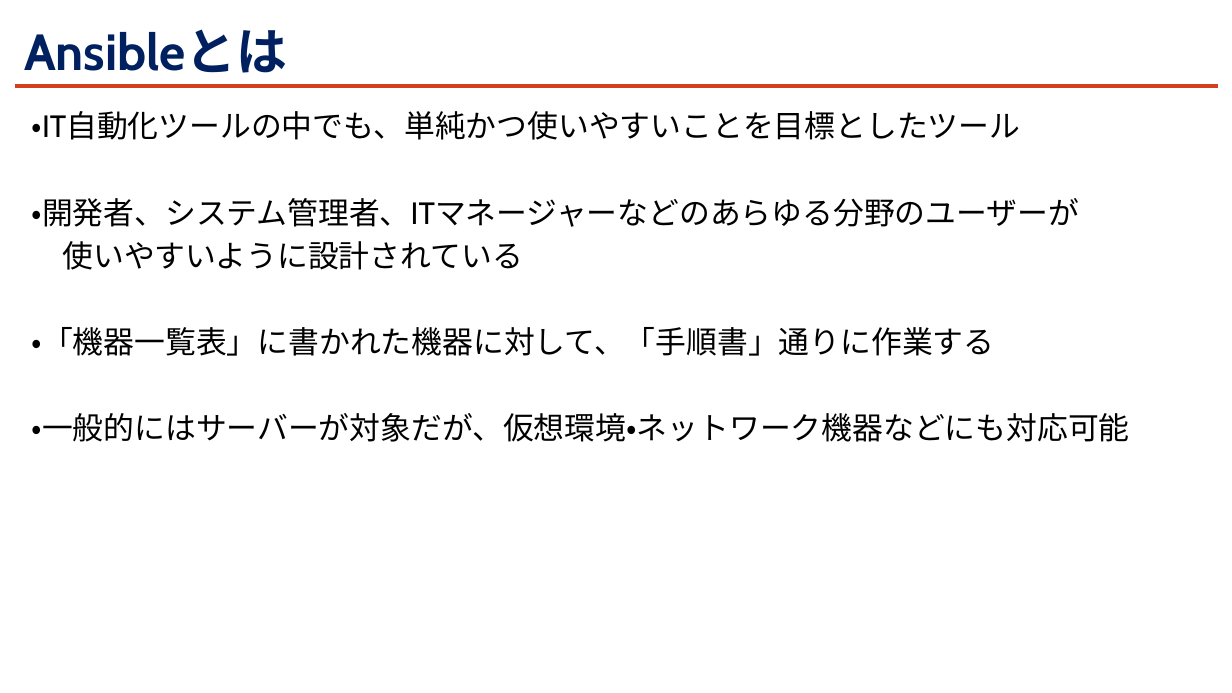
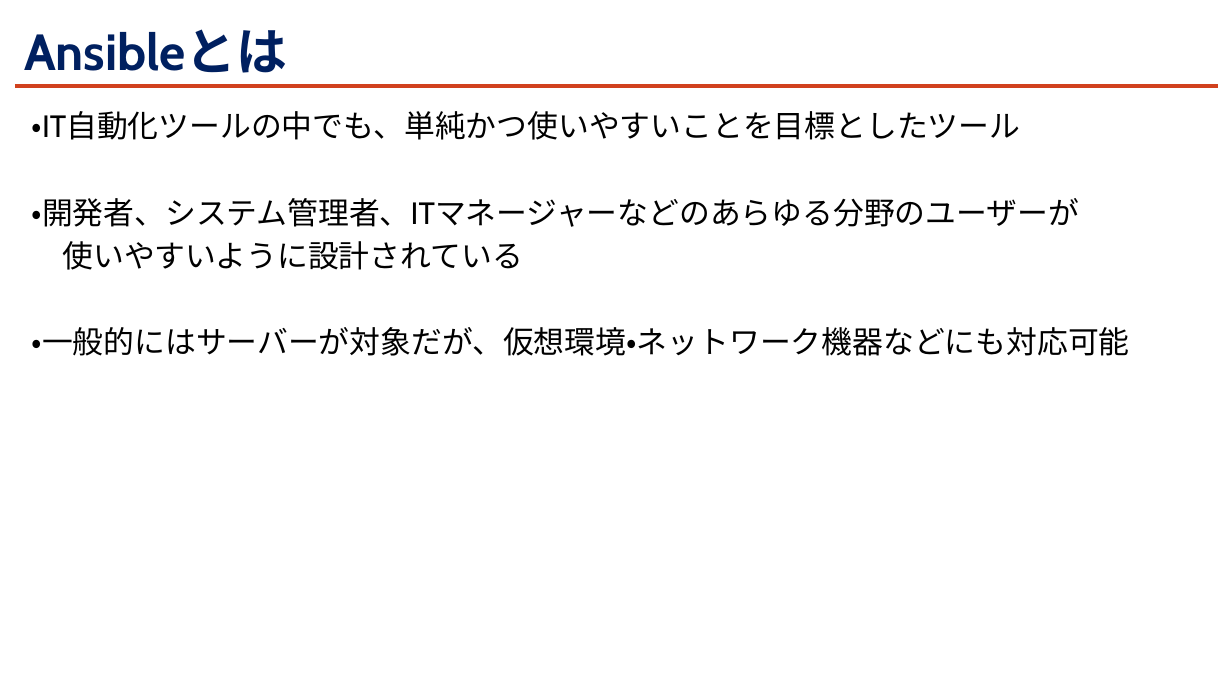
Before and after one commit to kohei-miyadai07/PresentationMaterials, a slide deck: slide 7 of 20240524/Ansibleについて知ろう.pptx. Drawn at 1232x693 pixels with LibreOffice and Linux fonts; fonts in the diff are those of the drawing; background and template pictures are left out. Boxes give left, top, right and bottom in pixels: in the first picture for what was removed or moved away, otherwise in the second. Text is boxed around its words. In the diff, an @@ line names an element or a change of style, - is before the commit and + after.

```diff
--- a/20240524/Ansibleについて知ろう.pptx
+++ b/20240524/Ansibleについて知ろう.pptx
@@ text at (32, 327, 995, 356): paragraph removed @@
-・「機器一覧表」に書かれた機器に対して、「手順書」通りに作業する
```
Also in this commit, not shown: 2 other slides changed, 1 slide added, 1 other file.
